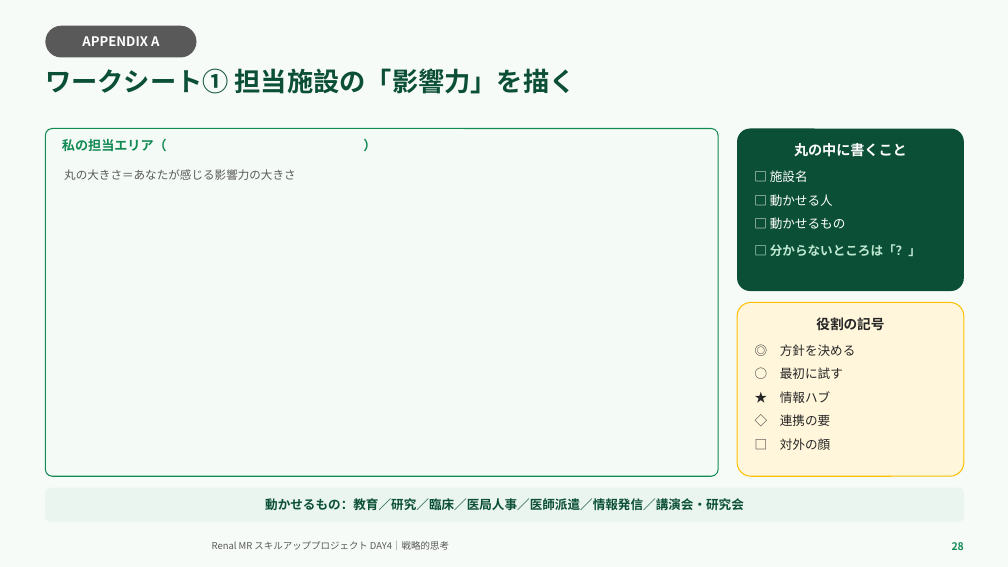
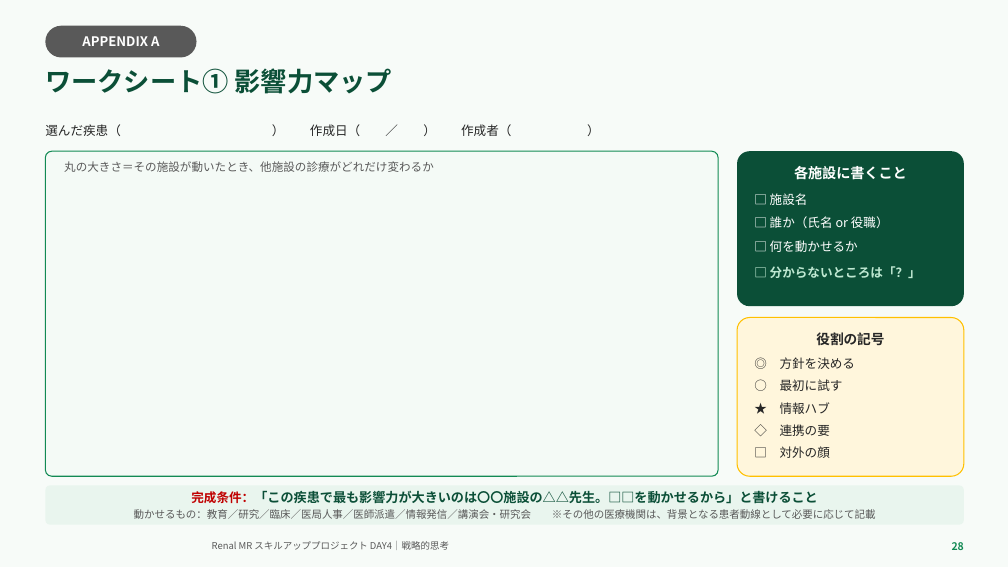
Before and after one commit to TAKUYA-1187/Claude, a slide deck: slide 28 of novartis_training/DAY4_ちょっと分かるだけで世界が変わる.pptx. Drawn at 1008x567 pixels with LibreOffice and Linux fonts; fonts in the diff are those of the drawing; background and template pictures are left out. Boxes give left, top, right and bottom in pixels: in the first picture for what was removed or moved away, otherwise in the second. Text is boxed around its words. In the diff, an @@ line names an element or a change of style, - is before the commit and + after.

```diff
--- a/novartis_training/DAY4_ちょっと分かるだけで世界が変わる.pptx
+++ b/novartis_training/DAY4_ちょっと分かるだけで世界が変わる.pptx
@@ text at <box>45,68,392,94</box>: text changed @@
-ワークシート① 担当施設の「影響力」を描く
+ワークシート① 影響力マップ
@@ text added at <box>45,124,511,136</box>, 12 pt, text #262626 @@
+選んだ疾患（ ） 作成日（ ／ ） 作成者（ ）
@@ text removed at <box>62,139,167,151</box> @@
-私の担当エリア（ ）
@@ rounded rectangle: place and size @@
-rounded rectangle at <box>45,129,718,476</box>
+rounded rectangle at <box>45,151,718,476</box>
@@ text at <box>64,161,434,172</box>: text changed @@
-丸の大きさ＝あなたが感じる影響力の大きさ
+丸の大きさ＝その施設が動いたとき、他施設の診療がどれだけ変わるか
@@ rounded rectangle "各施設に書くこと": place and size @@
-rounded rectangle "各施設に書くこと" at <box>737,129,964,291</box>
+rounded rectangle "各施設に書くこと" at <box>737,151,964,306</box>
@@ text in rounded rectangle at <box>794,166,907,180</box>: text changed @@
-丸の中に書くこと
+各施設に書くこと
@@ text in rounded rectangle at <box>770,216,889,252</box>: text changed @@
-□ 動かせる人
-□ 動かせるもの
+□ 誰か（氏名 or 役職）
+□ 何を動かせるか
@@ rounded rectangle "役割の記号": place and size @@
-rounded rectangle "役割の記号" at <box>737,302,964,476</box>
+rounded rectangle "役割の記号" at <box>737,318,964,476</box>
@@ text in rounded rectangle at <box>780,332,884,436</box>: less space between paragraphs @@
@@ rounded rectangle "完成条件：「この疾患で最も影響力が大きいのは〇〇施設の△△先生。□□を動かせるから」と書けること" at <box>45,485,964,525</box>: proportions changed @@
@@ text in rounded rectangle at <box>134,490,876,519</box>: text changed; size 12 to 10 pt; text colour #0B4F37 to #595959; bold off @@
-動かせるもの：教育／研究／臨床／医局人事／医師派遣／情報発信／講演会・研究会
+完成条件：「この疾患で最も影響力が大きいのは〇〇施設の△△先生。□□を動かせるから」と書けること
+動かせるもの：教育／研究／臨床／医局人事／医師派遣／情報発信／講演会・研究会 ※その他の医療機関は、背景となる患者動線として必要に応じて記載
```
Also in this commit, not shown: 19 other slides changed, 1 slide added, 2 other files.
